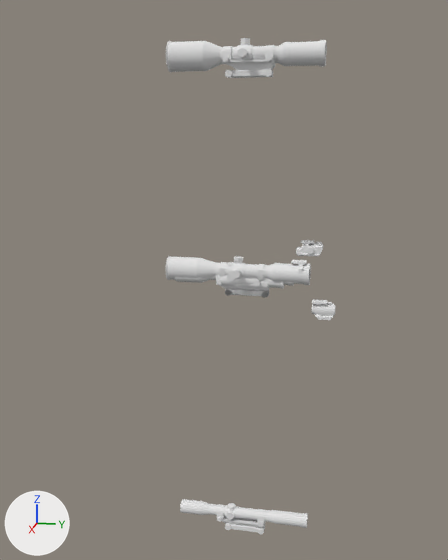
One commit to the Blender file [workfiles]/cope.blend: the scene before it, then after it.
Before and after are seen from a camera (50 mm lens) standing at (59.1, 9.3, 15.7) and looking at (-2.9, -3.1, 0.3). The lights are fixed; the arrows at lower left show +X, +Y and +Z.

The first picture shows 'Far_View', 'Far_View_Rail', 'RangeFinder', 'RangeFinderRail', 'Sweeper.001', 'acog', 'studio_scope.smd.001', 'sweeper'.
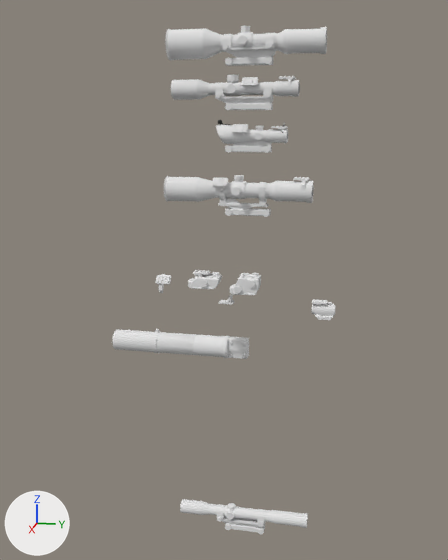
Pixel boxes (x1, y1, x2, y2) of what changed, in the pictures (448 x 560 px):
'studio_scope.smd.001', moved: before (166, 38, 327, 78); after (165, 26, 327, 66)
'Far_View', moved: before (165, 256, 311, 298); after (164, 175, 313, 217)
'sweeper', moved: before (175, 262, 294, 296); after (171, 75, 300, 110)
'Suppressor_Big', added: after (113, 329, 249, 359)
'acog', moved: before (217, 275, 284, 294); after (216, 125, 288, 153)
'RangeFinder', moved: before (296, 242, 324, 257); after (188, 272, 222, 289)
'Radar', added: after (230, 273, 261, 295)
'Far_View_Rail', moved: before (291, 260, 307, 274); after (293, 177, 310, 190)
'Far_View_Rail.001', added: after (155, 274, 171, 293)
'sweeper_rail2', added: after (241, 77, 258, 91)
'Far_View_Rail2', added: after (212, 177, 228, 192)
'acog_rail2', added: after (232, 124, 248, 137)
'RangeFinderRail', moved: before (301, 240, 315, 247); after (193, 270, 210, 279)
'RangeFinderRail.001', added: after (219, 295, 234, 305)
'sweeper_rail', moved (not visible before): after (279, 76, 296, 87)
'acog_rail', moved (not visible before): after (271, 126, 288, 133)

Patch to the scene script:
```diff
--- a/[workfiles]/cope.blend.py
+++ b/[workfiles]/cope.blend.py
@@ ob_acog @@
 ob_acog = bpy.data.objects.new('acog', me_body_acog_smd_mesh_005)
-ob_acog.location = (0.0, 0.0, 0.0)
+ob_acog.location = (0.0, 0.0, 13.9)
@@ ob_acog_rail @@
 ob_acog_rail = bpy.data.objects.new('acog_rail', me_cube_033)
-ob_acog_rail.location = (0.0, 0.0, 0.0)
+ob_acog_rail.location = (0.0, 0.0, 13.9)
@@ ob_rangefinderrail @@
 ob_rangefinderrail = bpy.data.objects.new('RangeFinderRail', me_cube_039)
-ob_rangefinderrail.location = (-9.8, 5.7, 2.1)
+ob_rangefinderrail.location = (4.5, -3.1, 1.6)
@@ ob_rangefinder @@
 ob_rangefinder = bpy.data.objects.new('RangeFinder', me_cube_038)
-ob_rangefinder.location = (-9.8, 5.7, 2.1)
+ob_rangefinder.location = (4.5, -3.1, 1.6)
@@ ob_far_view @@
 ob_far_view = bpy.data.objects.new('Far_View', me_awm_002)
-ob_far_view.location = (0.0, 0.0, 0.0)
+ob_far_view.location = (0.0, 0.0, 7.9)
@@ ob_far_view_rail @@
 ob_far_view_rail = bpy.data.objects.new('Far_View_Rail', me_cube_035)
-ob_far_view_rail.location = (0.0, 0.0, 0.0)
+ob_far_view_rail.location = (0.0, 0.0, 7.9)
@@ ob_studio_scope_smd_001 @@
 ob_studio_scope_smd_001 = bpy.data.objects.new('studio_scope.smd.001', me_studio_scope_smd_mesh_002)
-ob_studio_scope_smd_001.location = (0.0, 0.0, 20.6)
+ob_studio_scope_smd_001.location = (0.0, 0.0, 21.7)
@@ ob_sweeper @@
 ob_sweeper = bpy.data.objects.new('sweeper', me_body_acog_smd_mesh_006)
-ob_sweeper.location = (0.0, 0.0, 0.0)
+ob_sweeper.location = (0.0, 0.0, 17.7)
@@ ob_sweeper_rail @@
 ob_sweeper_rail = bpy.data.objects.new('sweeper_rail', me_cube_034)
-ob_sweeper_rail.location = (0.0, 0.0, 0.0)
+ob_sweeper_rail.location = (0.0, 0.0, 17.7)
@@ ob_suppressor_big @@
+ob_suppressor_big = bpy.data.objects.new('Suppressor_Big', me_suppressor_big)  # 504 vertices, 944 faces; spans x -1.15..1.18, y -14.3..0.02, z -1.18..1.36; in mat_snip_g3sg1 (its picture is missing)
+ob_suppressor_big.location = (0.0, 0.0, -6.0)
@@ ob_radar @@
+ob_radar = bpy.data.objects.new('Radar', me_cube_006)  # 254 vertices, 195 faces; spans x -0.95..1.08, y -1.87..1.11, z -0.28..1.69; in mat_mach_m249para (its picture is missing)
+ob_radar.location = (0.0, 0.0, 0.0)
@@ ob_far_view_rail_001 @@
+ob_far_view_rail_001 = bpy.data.objects.new('Far_View_Rail.001', me_cube_005)  # 78 vertices, 62 faces; spans x -0.34..1.48, y -9.18..-7.71, z -0.42..1.39; in mat_smg_ump45 (its picture is missing)
+ob_far_view_rail_001.location = (0.0, 0.0, 0.0)
@@ ob_rangefinderrail_001 @@
+ob_rangefinderrail_001 = bpy.data.objects.new('RangeFinderRail.001', me_cube_004)  # 78 vertices, 64 faces; spans x -0.555..0.566, y -2.973..-1.508, z 0.788..1.583; in mat_smg_ump45 (its picture is missing)
+ob_rangefinderrail_001.location = (0.0, 0.0, -2.2)
@@ ob_sweeper_rail2 @@
+ob_sweeper_rail2 = bpy.data.objects.new('sweeper_rail2', me_cube_003)  # 78 vertices, 62 faces; spans x -0.173..1.007, y -0.713..0.753, z 1.305..2.477; in mat_smg_ump45 (its picture is missing)
+ob_sweeper_rail2.location = (0.0, 0.0, 17.7)
@@ ob_acog_rail2 @@
+ob_acog_rail2 = bpy.data.objects.new('acog_rail2', me_cube_002)  # 78 vertices, 62 faces; spans x -0.056..1.06, y -1.587..-0.122, z 1.031..2.148; in mat_smg_ump45 (its picture is missing)
+ob_acog_rail2.location = (0.0, 0.0, 13.9)
@@ ob_far_view_rail2 @@
+ob_far_view_rail2 = bpy.data.objects.new('Far_View_Rail2', me_cube_001)  # 78 vertices, 62 faces; spans x -0.159..1.209, y -3.435..-1.97, z 1.801..3.177; in mat_smg_ump45 (its picture is missing)
+ob_far_view_rail2.location = (0.0, 0.0, 7.9)
```
